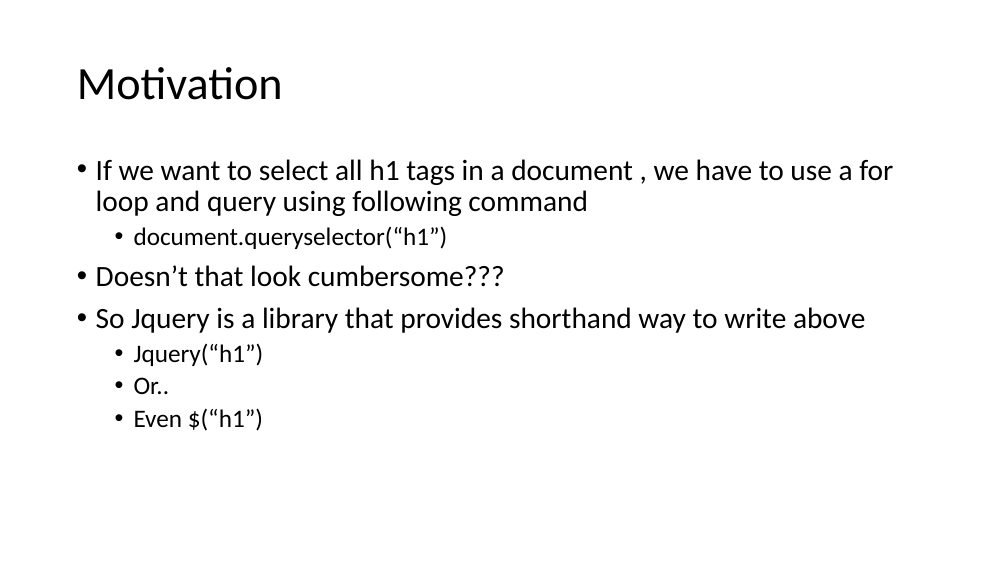
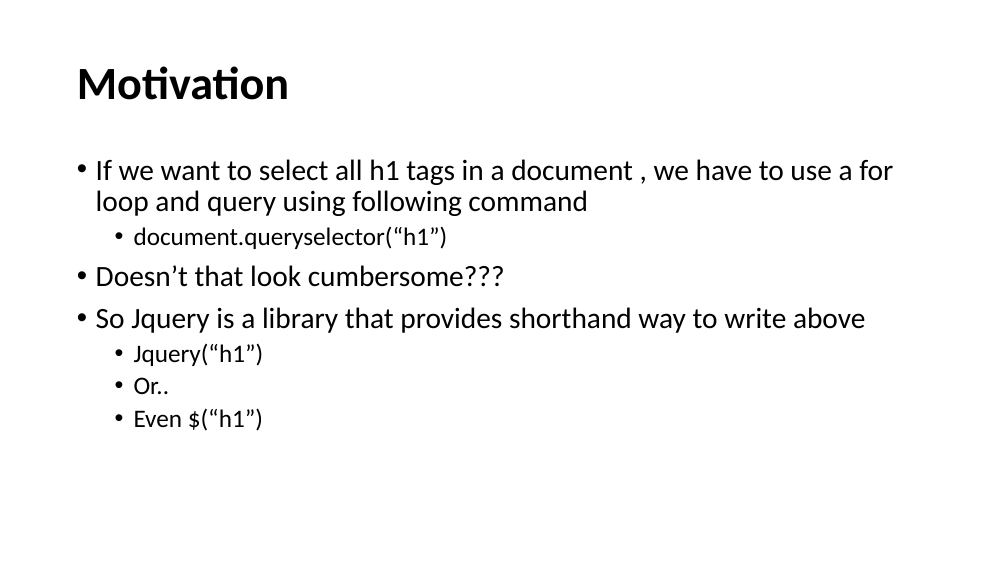
Before and after one commit to aroranishant8/WebDevelopment, a slide deck: slide 2 of Presentations/Section14_Jquery.pptx. Drawn at 1008x567 pixels with LibreOffice and Linux fonts; fonts in the diff are those of the drawing. Boxes give left, top, right and bottom in pixels: in the first picture for what was removed or moved away, otherwise in the second. Text is boxed around its words. In the diff, an @@ line names an element or a change of style, - is before the commit and + after.

```diff
--- a/Presentations/Section14_Jquery.pptx
+++ b/Presentations/Section14_Jquery.pptx
@@ title "Motivation" at [77,66,289,100]: bold on @@
```
Also in this commit, not shown: 1 slide added, 3 other files.
